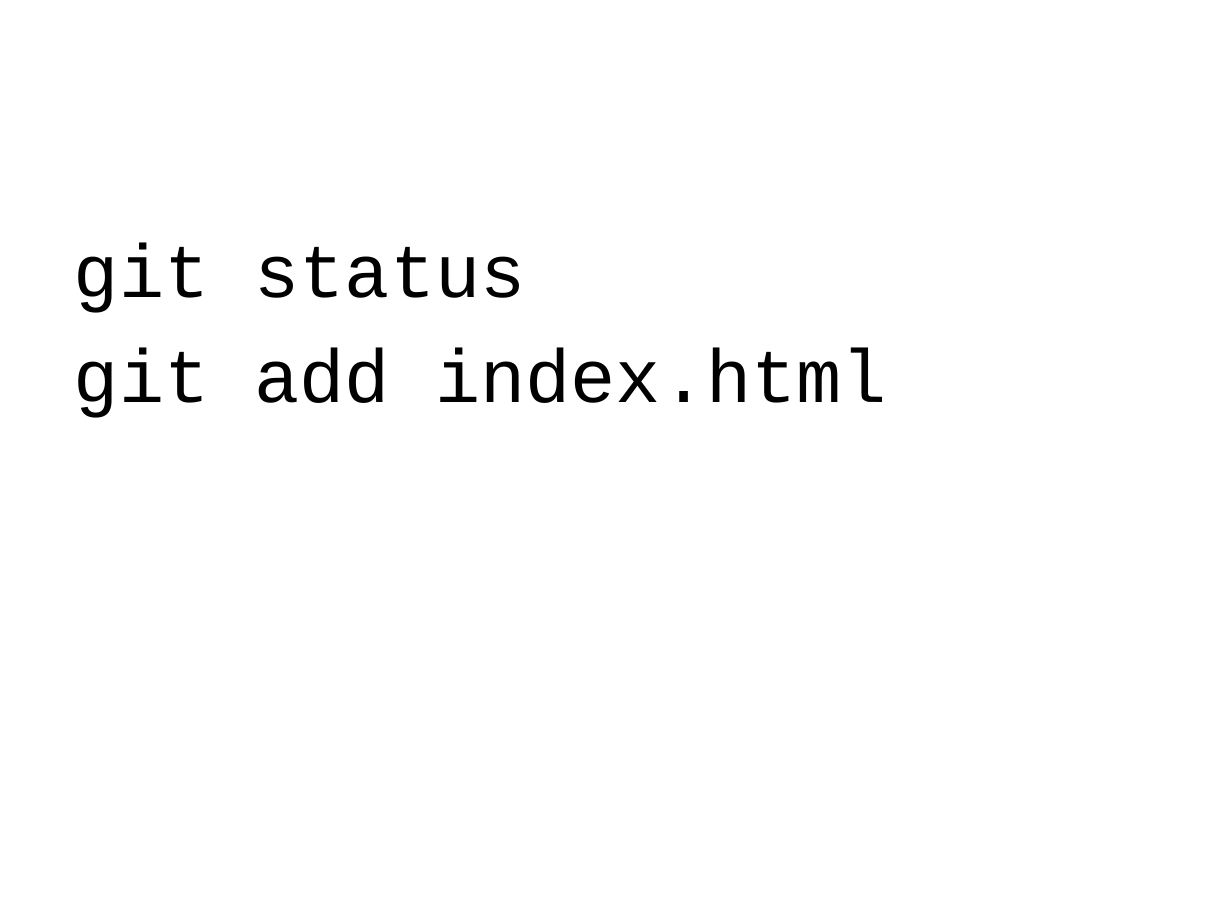
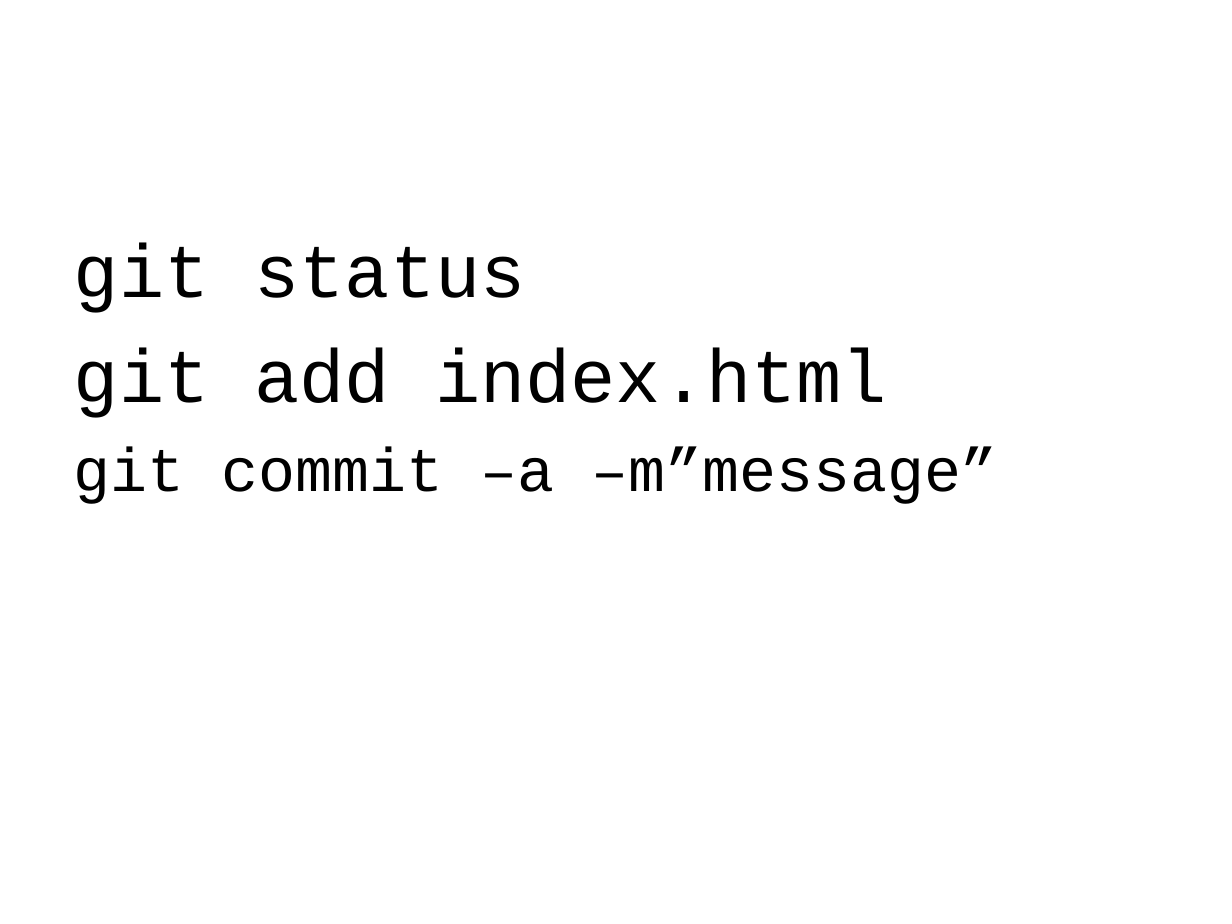
Before and after one commit to johnrowley/ibatwed, a slide deck: slide 5 of week7presentation.pptx (slide 4 before the commit). Drawn at 1232x924 pixels with LibreOffice and Linux fonts; fonts in the diff are those of the drawing. Boxes give left, top, right and bottom in pixels: in the first picture for what was removed or moved away, otherwise in the second. Text is boxed around its words. In the diff, an @@ line names an element or a change of style, - is before the commit and + after.

```diff
--- a/week7presentation.pptx
+++ b/week7presentation.pptx
@@ text at box(74, 447, 998, 504): paragraph added @@
+git commit –a –m”message”
```
Also in this commit, not shown: 3 slides added, 3 other files.
